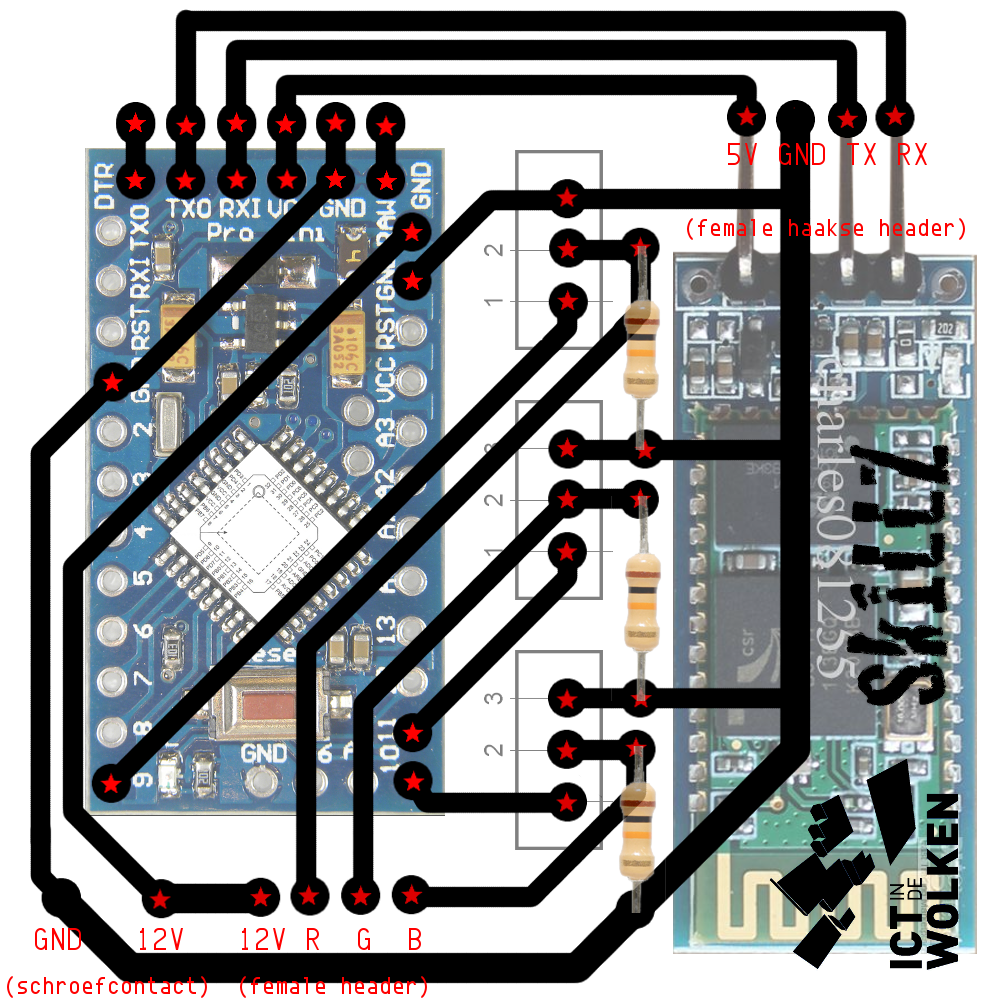
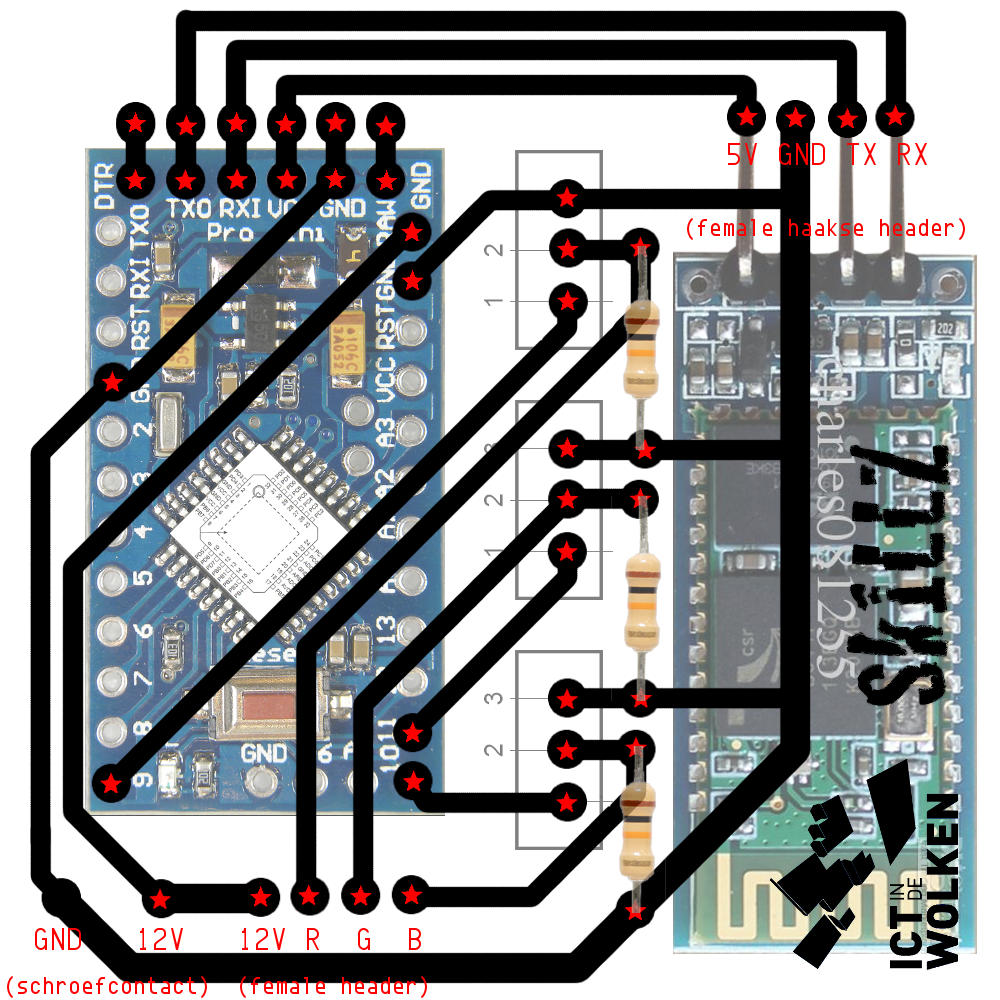
Revision of a layered 1000 x 1000 image; what changed, layer by layer:
renamed "Printlaag kopiëren" to "Boorlaag", painted on it over (100, 104, 906, 920)
